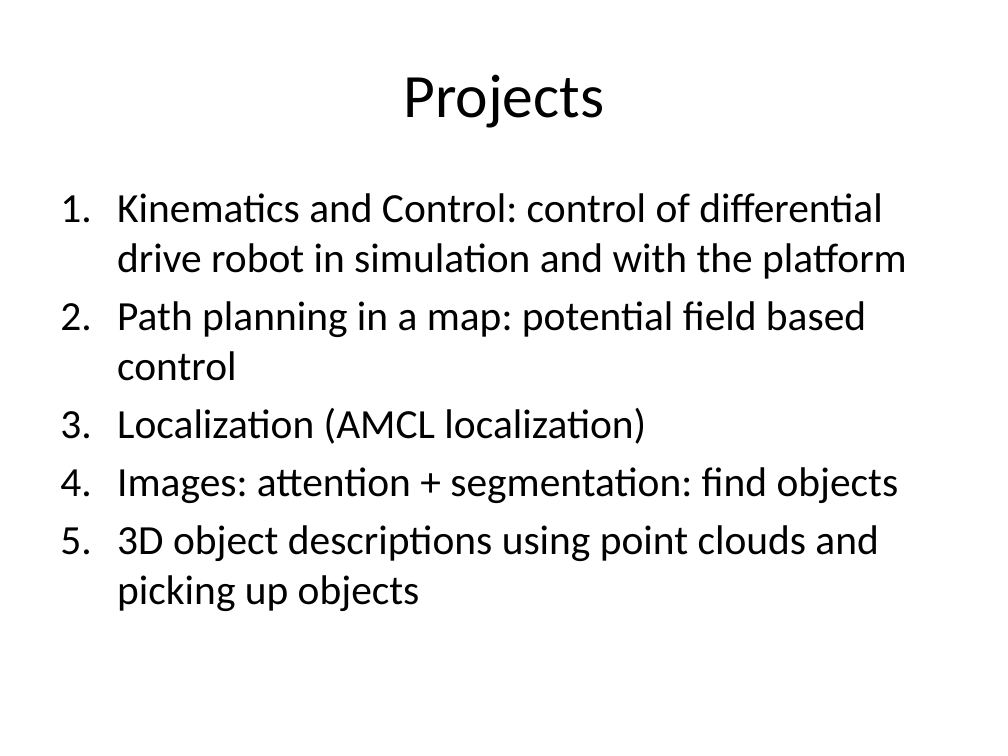
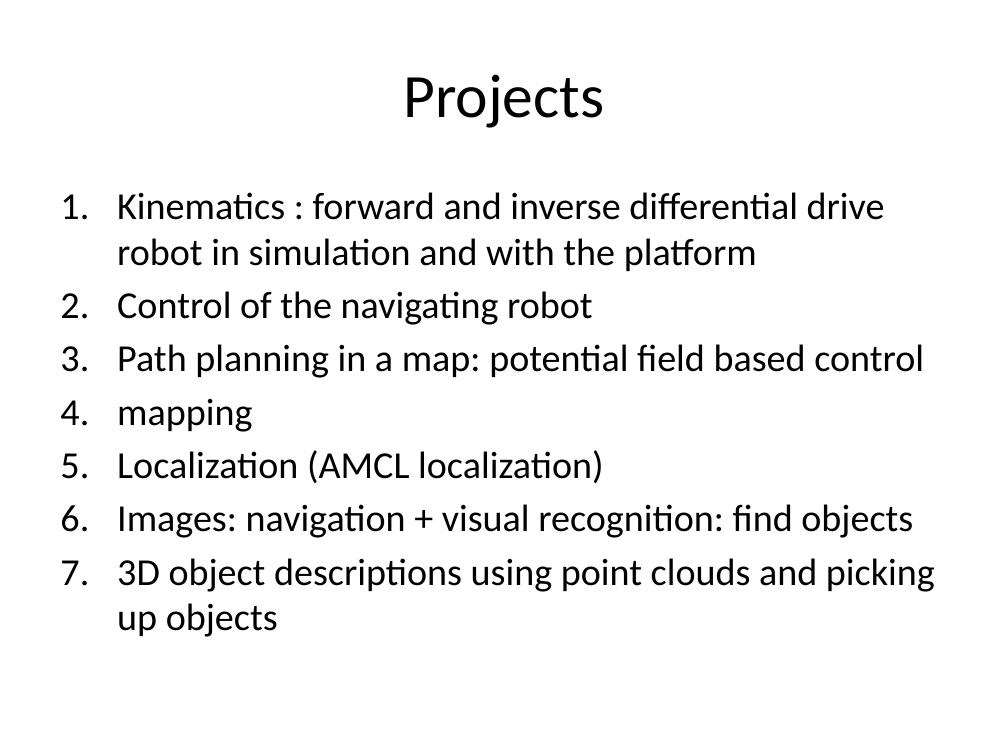
Before and after one commit to amitrokh/CMSC498F, a slide deck: slide 10 of lectures/week_1/Intro.pptx. Drawn at 1008x756 pixels with LibreOffice and Linux fonts; fonts in the diff are those of the drawing. Boxes give left, top, right and bottom in pixels: in the first picture for what was removed or moved away, otherwise in the second. Text is boxed around its words. In the diff, an @@ line names an element or a change of style, - is before the commit and + after.

```diff
--- a/lectures/week_1/Intro.pptx
+++ b/lectures/week_1/Intro.pptx
@@ text at [117,192,885,325]: text changed; size 29.6 to 27.2 pt @@
-1. Kinematics and Control: control of differential drive robot in simulation and with the platform
+1. Kinematics : forward and inverse differential drive robot in simulation and with the platform
+2. Control of the navigating robot
@@ text at [117,344,935,637]: size 29.6 to 27.2 pt in "Path planning in a map: potential field ...", "Localization (AMCL localization)", "3D object descriptions using point clouds and ..." @@
@@ text at [117,399,252,432]: paragraph added @@
+4. mapping
@@ text at [117,504,913,538]: text changed; size 29.6 to 27.2 pt @@
-4. Images: attention + segmentation: find objects
+6. Images: navigation + visual recognition: find objects
```
Also in this commit, not shown: 12 other slides changed.
